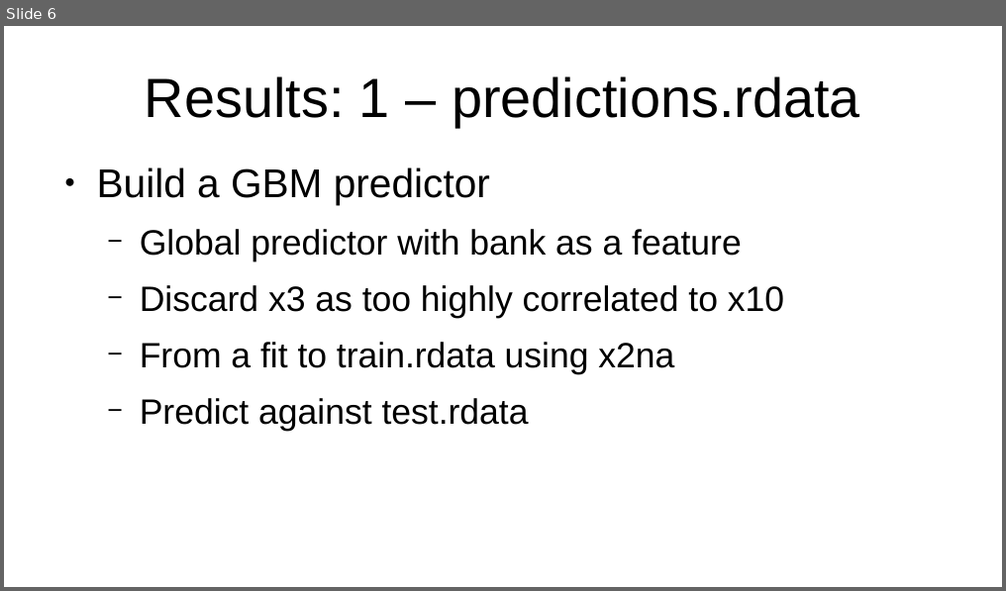
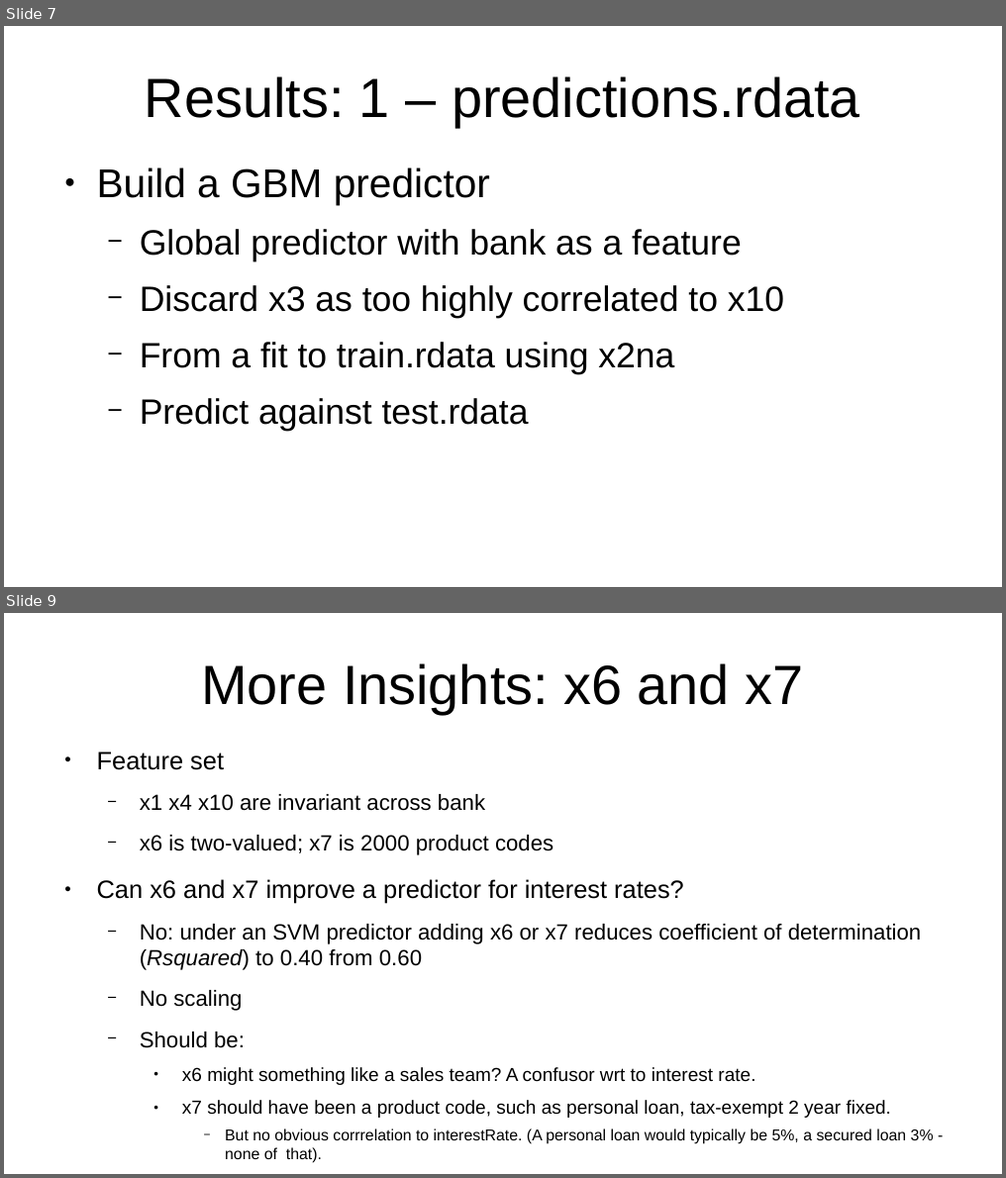
Before and after one commit to eepgwde/pyeg0, a slide deck: caret/classr1/smava00.odp. Shown one above the other, each under a label of ours: slide 6 before the commit, slides 7 and 9 after it; the slides between them are not shown. The pictures are 1006x591 and 1006x1178 pixels, drawn with LibreOffice and Linux fonts; fonts in the diff are those of the drawing. Boxes give left, top, right and bottom in pixels: in the first picture for what was removed or moved away, otherwise in the second. Text is boxed around its words. In the diff, an @@ line names an element or a change of style, - is before the commit and + after.

```diff
--- a/caret/classr1/smava00.odp
+++ b/caret/classr1/smava00.odp
@@ slide 9 added at box(4, 613, 1002, 1174), background #FFFFFF @@
@@ title added at box(201, 663, 804, 714), 44 pt, text #000000 @@
+More Insights: x6 and x7
@@ text added at box(97, 752, 934, 1163), 17.5 pt, text #000000 @@
+● Feature set
+  − x1 x4 x10 are invariant across bank
+  − x6 is two-valued; x7 is 2000 product codes
+● Can x6 and x7 improve a predictor for interest rates?
+  − No: under an SVM predictor adding x6 or x7 reduces coefficient of determination (Rsquared) to 0.40 from 0.60
+  − No scaling
+  − Should be:
+    ● x6 might something like a sales team? A confusor wrt to interest rate.
+    ● x7 should have been a product code, such as personal loan, tax-exempt 2 year fixed.
+      − But no obvious corrrelation to interestRate. (A personal loan would typically be 5%, a secured loan 3% - none of that).
@@ what was slide 6 is now slide 7 @@
```
Also in this commit, not shown: 4 other slides added, 5 other files.
